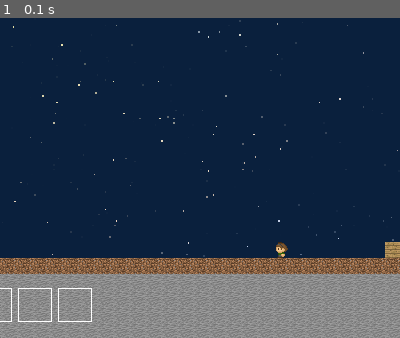
Above: before the commit, frame 1.
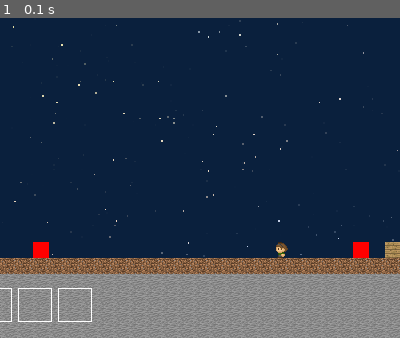
Above: after the commit, the same moment.

Repository: EvannBerthou/Pygame-RPG
Game: pygame game, started from main.py
Same seed, same stepped clock (60 frames per second), same inputs: the game is played once before the commit and once after it.
Inputs:
- Up to frame 1 (0.1 s): no input
The pictures show only the part of the screen within x 16-66%, y 50-100%; the shares and areas given below are measured in that part.

The runs differ from the first frame. In frame 1, 0.4% of the frame differs, in the area x 8-93%, y 70-75%.

Commit message:
Item recuperator

Diff:
--- a/CONST.py
+++ b/CONST.py
@@ -6,6 +6,7 @@
 
 class Globals:
     window = None
+    playerX = 0
 
 WINDOW_HEIGHT = 640
 WINDOW_WIDTH = 800
--- a/Map.py
+++ b/Map.py
@@ -11,6 +11,7 @@
         self.y = y
         self.tile = TILE
         self.collide = collide
+        self.item = None
 
     def ShouldShow(self, playerX, playerY):
         dist = (self.x * TILE_SIZE - playerX - WINDOW_WIDTH)**2
@@ -36,7 +37,7 @@
 
     def GetCollsionAt(self, x,y):
         for pix in self.pix:
-            if pix.collide:
+            if pix.collide: #Si l'object a une collision
                 if pix.x is x and pix.y is y:
                     return True
         return False
--- a/Player.py
+++ b/Player.py
@@ -43,6 +43,10 @@
 
             Globals.window.blit(sprite,(x,self.y))
 
+            item = self.inventory.ItemsManager.CheckCollision()
+            if item is not None:
+                self.inventory.AddItem(item)
+
 
     def move(self, deltaTime,mapSize):
         if self.dead: #Move only if alive
@@ -50,6 +54,7 @@
 
         self.health += deltaTime * RegenSpeed
         self.health = Clamp(self.health, 0, self.maxHealth)
+
         self.CanMoveLeft = not self.map.GetCollsionAt(int(self.x / TILE_SIZE + 25), int(self.y / TILE_SIZE))
         self.CanMoveRight = not self.map.GetCollsionAt(int(self.x / TILE_SIZE + 26), int(self.y / TILE_SIZE))
 
@@ -59,6 +64,7 @@
         mapX = (mapSize[0] * TILE_SIZE) - (WINDOW_WIDTH / 2) - TILE_SIZE
 
         self.x = Clamp(self.x, -400, mapX)
+        Globals.playerX = self.x
 
         if not self.map.GetCollsionAt(int(self.x / TILE_SIZE + 25),int(self.y / TILE_SIZE + 1)):
             self.y += 1
--- a/UI.py
+++ b/UI.py
@@ -14,15 +14,18 @@
         for i in range(size):
             self.cases.append(InventoryCase())
 
+        self.ItemsManager = ItemsManager()
+
     def draw(self):
         for x in range(len(self.cases)):
             pygame.draw.rect(Globals.window, COLOR_WHITE, (x * 40 + 25,WINDOW_HEIGHT - 50,34,34), 1)
             if self.cases[x].item is not None:
                 pygame.draw.rect(Globals.window, COLOR_GREEN, (x * 40 + 26, WINDOW_HEIGHT - 49,32,32))
 
+        self.ItemsManager.drawItems()
     def AddItem(self, item): #Ajoute un item au premier slot libre
         for case in self.cases:
-            if case.item is not None:
+            if case.item is None:
                 case.SetItem(item)
                 return True
         return False
@@ -37,3 +40,37 @@
 
     def RemoveItem(self):
         self.item = None
+
+class ItemsManager:
+    def __init__(self):
+        self.itemsOnMap = []
+        self.itemsOnMap.append(Item(10 * TILE_SIZE, 34 * TILE_SIZE, 1))
+        self.itemsOnMap.append(Item(30 * TILE_SIZE, 34 * TILE_SIZE, 1))
+
+    def AddItem(self, item):
+        self.itemsOnMap.append(item)
+
+    def removeItem(self, item):
+        self.itemsOnMap.remove(item)
+
+    def drawItems(self):
+        for item in self.itemsOnMap:
+            item.draw()
+
+    def CheckCollision(self):
+        for item in self.itemsOnMap:
+            # print("{} : {} : {}".format(item.x - TILE_SIZE, playerX + 25 * TILE_SIZE, item.x + TILE_SIZE))
+            if item.x - TILE_SIZE < Globals.playerX + 25 * TILE_SIZE < item.x + TILE_SIZE: #25 * TILE_SIZE : offset
+                self.removeItem(item)
+                return item
+        return None
+
+
+class Item:
+    def __init__(self, x,y, item):
+        self.item = item
+        self.x = x
+        self.y = y
+
+    def draw(self):
+        pygame.draw.rect(Globals.window, COLOR_RED, (self.x - int(Globals.playerX), self.y, TILE_SIZE, TILE_SIZE))
--- a/main.py
+++ b/main.py
@@ -2,7 +2,8 @@
 import Map, Player
 
 def show_fps():
-    fps = int(clock.get_fps())
+
+    fps = Clamp(int(clock.get_fps()), 0, 60)
     fpsText = fps_font.render(str(fps), True, COLOR_GREEN)
     Globals.window.blit(fpsText,(0,0))
 
